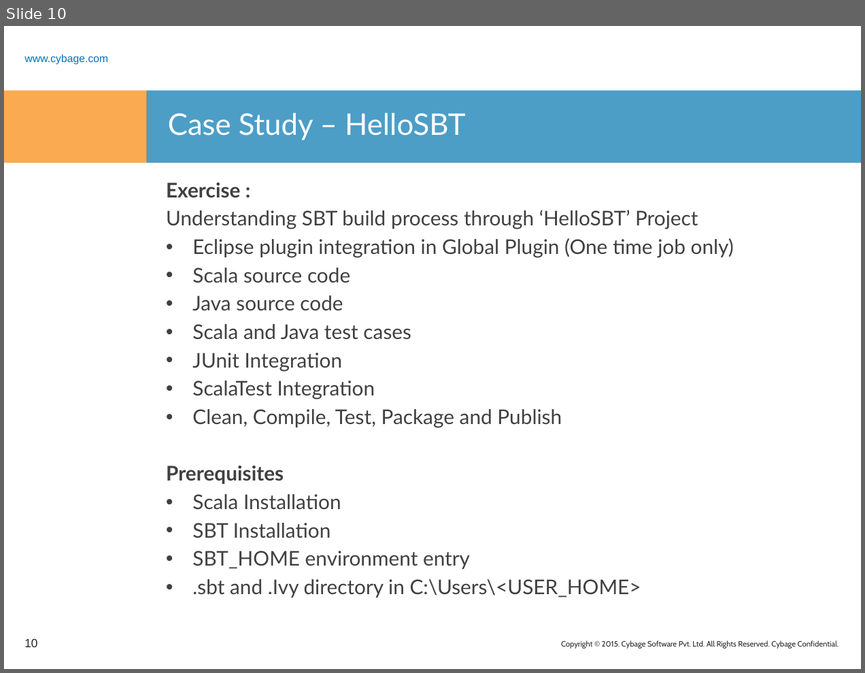
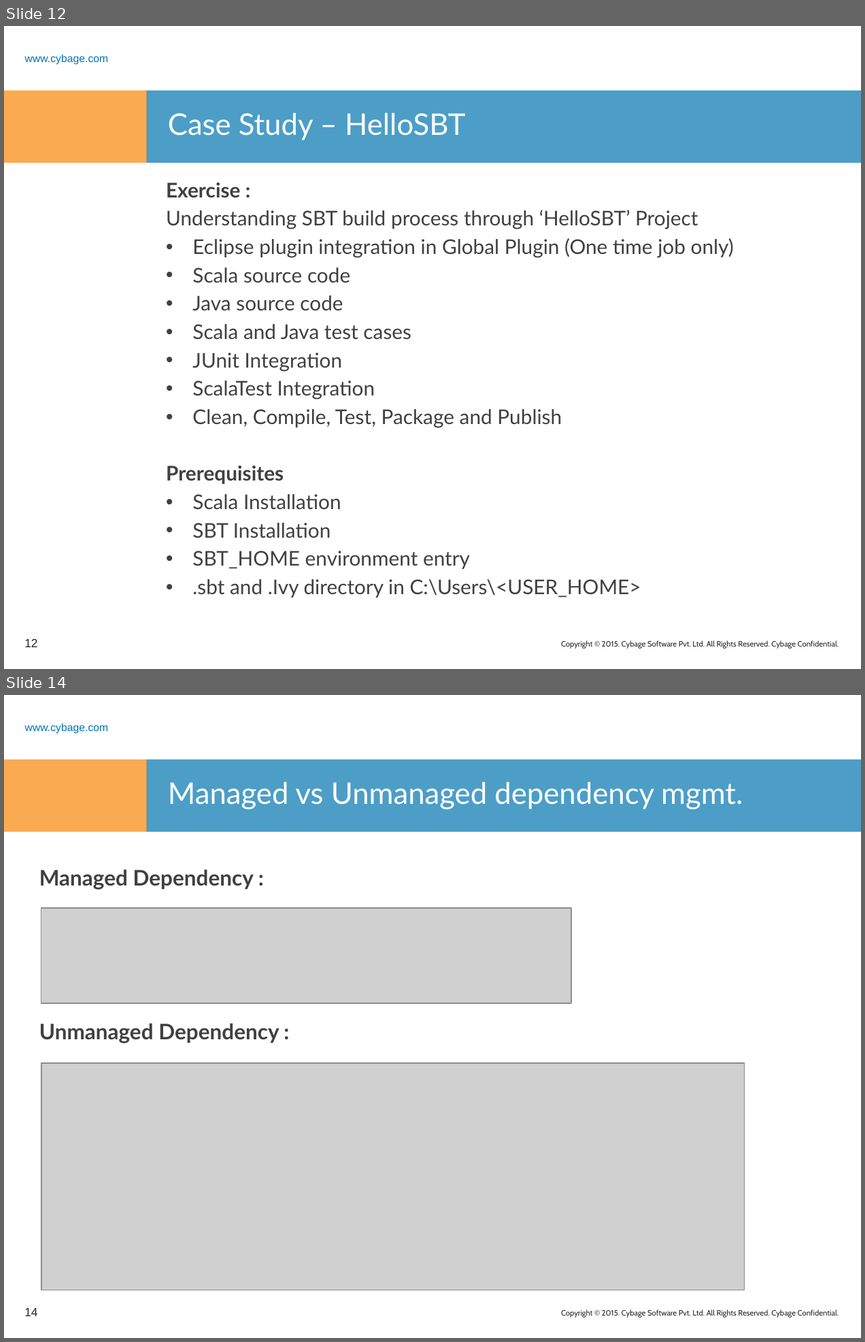
Before and after one commit to rashmitk/Documentation, a slide deck: SBT/SBT.pptx. Shown one above the other, each under a label of ours: slide 10 before the commit, slides 12 and 14 after it; the slides between them are not shown. The pictures are 865x673 and 865x1342 pixels, drawn with LibreOffice and Linux fonts; fonts in the diff are those of the drawing; grey boxes stand for pictures; background and template pictures are left out. Boxes give left, top, right and bottom in pixels: in the first picture for what was removed or moved away, otherwise in the second. Text is boxed around its words. In the diff, an @@ line names an element or a change of style, - is before the commit and + after.

```diff
--- a/SBT/SBT.pptx
+++ b/SBT/SBT.pptx
@@ slide 14 added at (x1=4, y1=695, x2=861, y2=1338), background #FFFFFF; not listed: 4 template elements that a slide beside it also shows @@
@@ title added at (x1=168, y1=782, x2=742, y2=809), 25 pt, text #FFFFFF @@
+Managed vs Unmanaged dependency mgmt.
@@ text added at (x1=39, y1=869, x2=279, y2=1043), 18 pt, text #404040, bold @@
+Managed Dependency :
+Unmanaged Dependency :
@@ picture added at (x1=41, y1=909, x2=571, y2=1004) @@
@@ picture added at (x1=41, y1=1063, x2=745, y2=1289) @@
@@ page number added at (x1=24, y1=1308, x2=37, y2=1316), 10 pt, text #262626 @@
+14
@@ what was slide 10 is now slide 12 @@
@@ page number at (x1=24, y1=639, x2=37, y2=647): text changed @@
-10
+12
```
Also in this commit, not shown: 2 slides changed, 2 other slides added, 1 slide removed.
